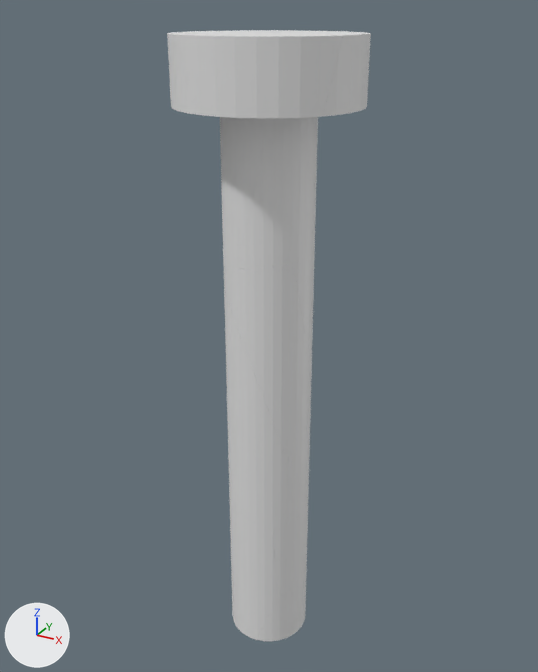
Renders of the FBX model Assets/3D models/Destroyable/pillar.fbx from each side of a commit.
The view is the same before and after, from a 50 mm camera at (7.57, -13.76, 8.17) aimed at (-0.16, 0.3, 1.14). The axes (+X, +Y, +Z) are drawn at lower left. The lights are the same throughout.

Names of what the first picture shows: 'Cylinder_cell', 'Cylinder_cell.003', 'Cylinder_cell.004', 'Cylinder_cell.005', 'Cylinder_cell.006', 'Cylinder_cell.007', 'Cylinder_cell.011', 'Cylinder_cell.012', 'Cylinder_cell.014', 'Cylinder_cell.015', 'Cylinder_cell.016'.
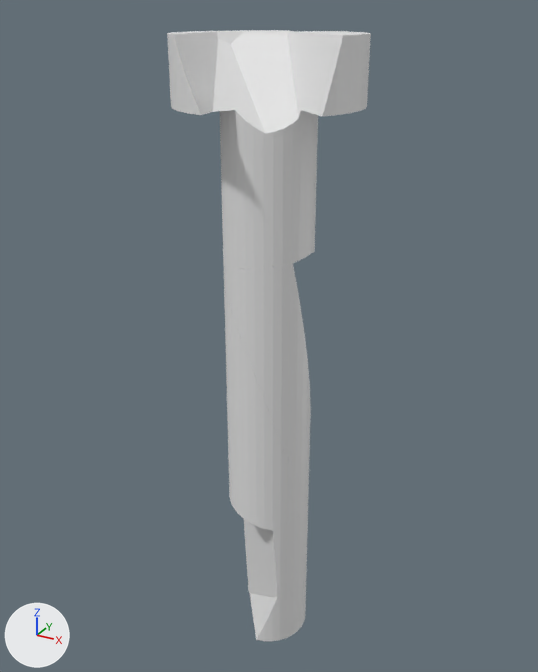
The edits, one by one:
Object 'Cylinder_cell.006' (ob_cylinder_cell_006) is deleted.
Object 'Cylinder_cell.014' (ob_cylinder_cell_014) is deleted.
Object 'Cylinder_cell.016' (ob_cylinder_cell_016) is deleted.

Pixel boxes [x1, y1, x2, y2] of what changed, in the pictures (538 x 672 px):
'Cylinder_cell.006', deleted
    before: [173, 32, 343, 133]
'Cylinder_cell.016', deleted
    before: [229, 497, 277, 639]
'Cylinder_cell.014', deleted
    before: [293, 252, 315, 404]
'Cylinder_cell.007', unchanged, uncovered by the edit
    before: [167, 31, 204, 115]
    after: [167, 31, 218, 115]
